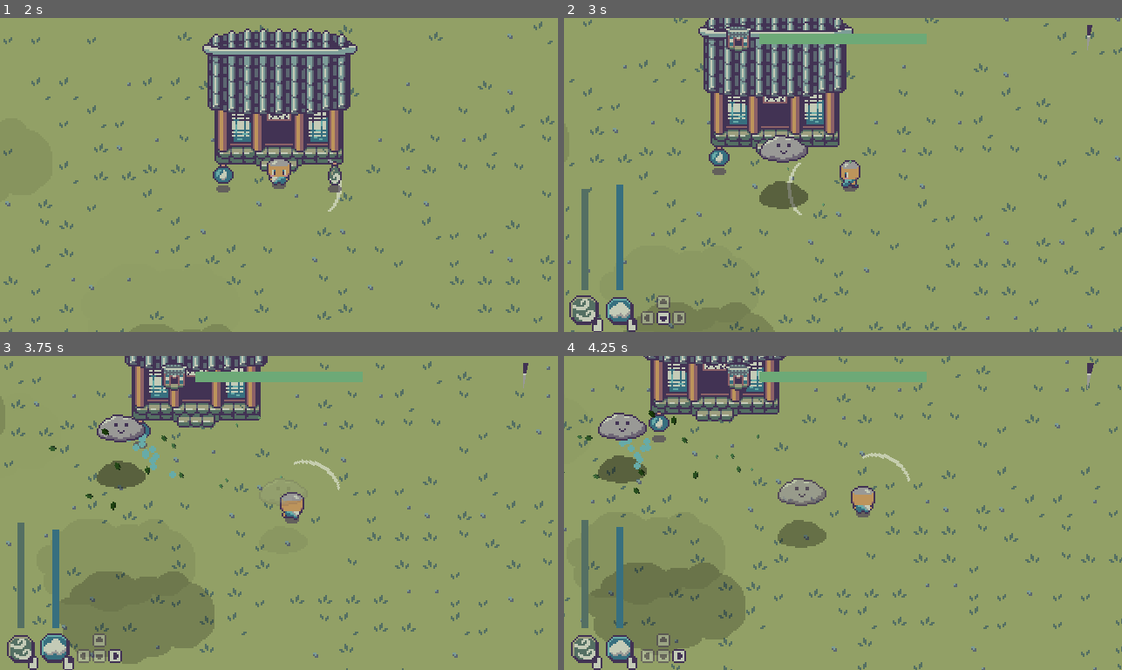
Above: before the commit, frames 1-4 (two rows, left to right).
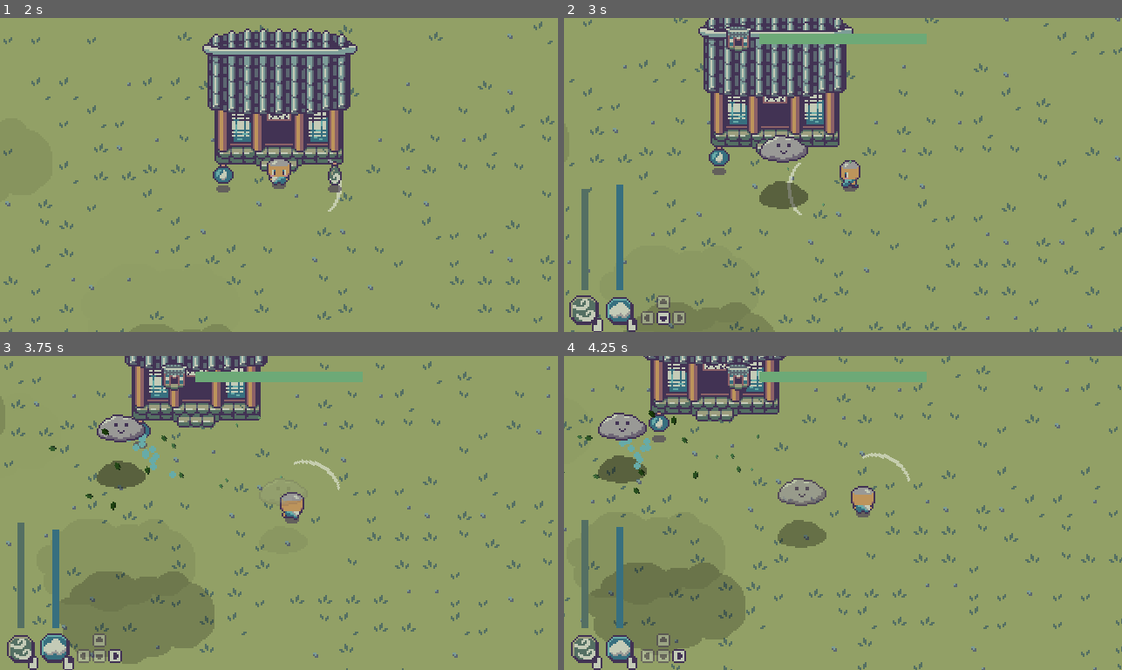
Above: after the commit, the same moments.

Repository: Boyquotes/cloud-keeper
Game: Godot game, scene res://Main.tscn
Same seed, same stepped clock (60 frames per second), same inputs: the game is played once before the commit and once after it.
Inputs (mouse positions are in pixels of both pictures, inside the frame that each line leads up to):
- Up to frame 1 (2 s): click (195, 266) at 0.5 s; click (195, 80) at 1.25 s
- Up to frame 2 (3 s): move the mouse to (965, 159) at 2.02 s; hold D (move_right) 2.03-2.78 s; tap Space (spawn_cloud) at 2.1 s; move the mouse to (731, 190) at 2.77 s; hold S (move_down) from 2.78 s (still down); click (731, 190) at 2.85 s
- Up to frame 3 (3.75 s): move the mouse to (334, 443) at 3.52 s; release S (move_down) at 3.53 s; hold D (move_right) from 3.53 s (still down); tap Space (spawn_cloud) at 3.6 s
- Up to frame 4 (4.25 s): keep holding D (move_right)

Frame 1 is identical in both runs. In frame 2, less than 0.1% of the frame differs, in the area x 93-95%, y 2-11%; in frame 3, less than 0.1%; in frame 4, less than 0.1%.

Commit message:
Updated rain timer based on game state

Diff:
--- a/src/scenes/world/RainTimer.tscn
+++ b/src/scenes/world/RainTimer.tscn
@@ -12,7 +12,6 @@
 script = ExtResource( 1 )
 
 [node name="Timer" type="Timer" parent="."]
-autostart = true
 
 [connection signal="value_changed" from="." to="." method="_on_RainTimer_value_changed"]
 [connection signal="timeout" from="Timer" to="." method="_on_Timer_timeout"]
--- a/src/ui/hud/RainTimer.gd
+++ b/src/ui/hud/RainTimer.gd
@@ -1,6 +1,8 @@
 extends TextureProgress
 
 func _ready() -> void:
+	EventBus.connect("game_start", self, "_on_game_start")
+	EventBus.connect("game_over", self, "_on_game_over")
 	value = 0
 
 func _on_Timer_timeout() -> void:
@@ -10,3 +12,10 @@
 	if value == 100:
 		EventBus.emit_signal("game_victory")
 		$Timer.stop()
+
+func _on_game_start() -> void:
+	value = 0
+	$Timer.start()
+
+func _on_game_over() -> void:
+	$Timer.stop()
